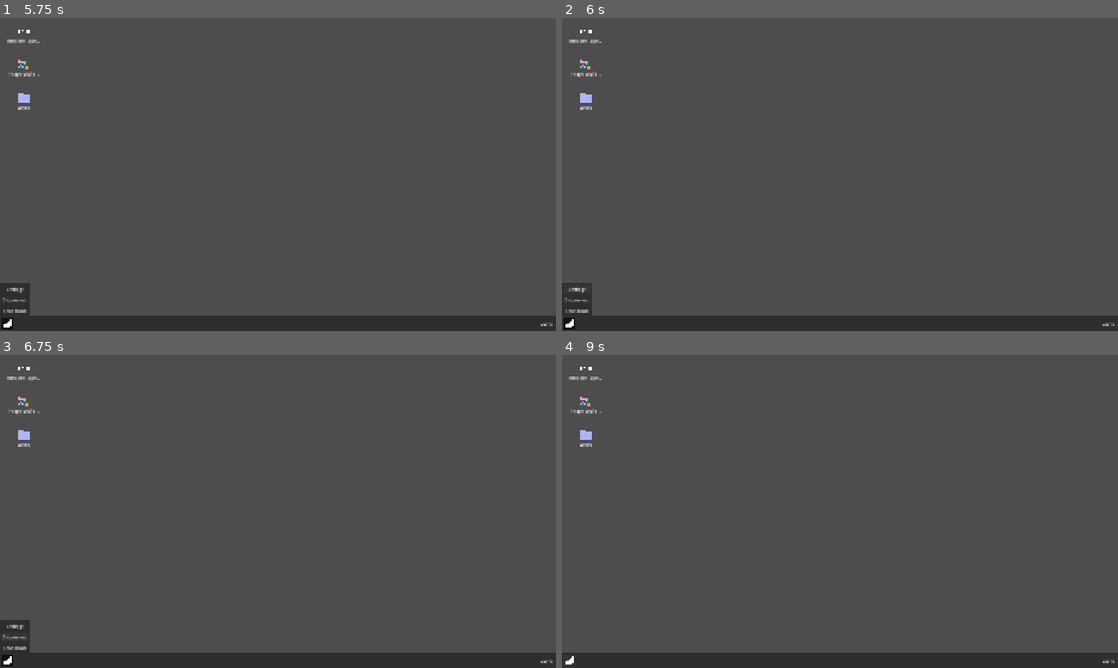
Above: before the commit, frames 1-4 (two rows, left to right).
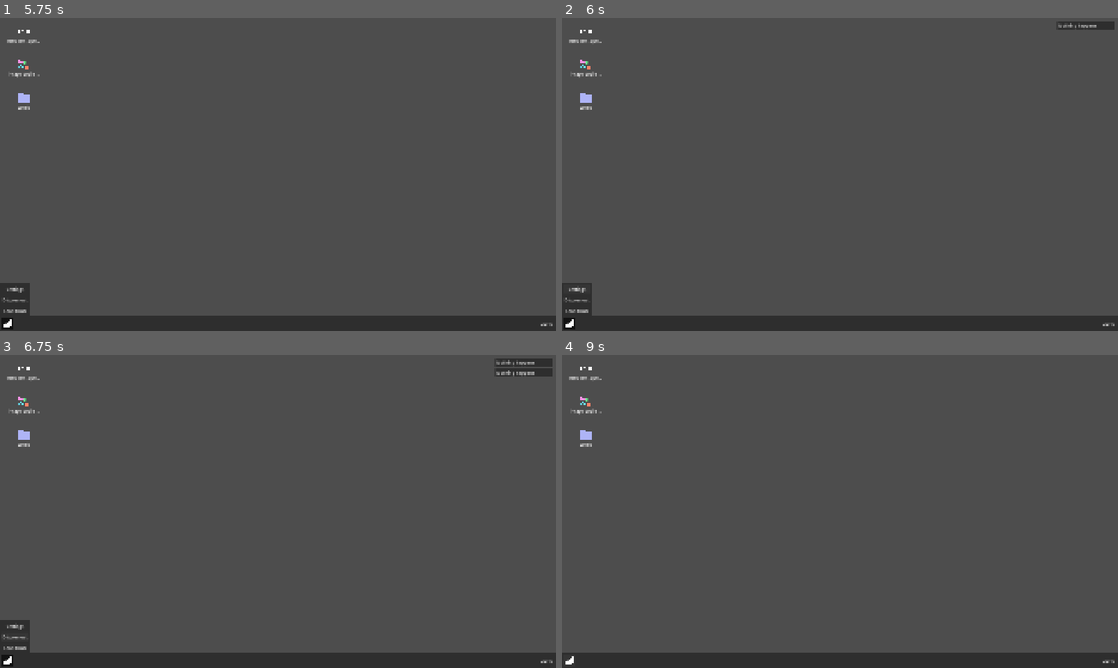
Above: after the commit, the same moments.

Repository: Dherleth/melon-os
Game: Godot game, scene res://your_main_scene.tscn
Two runs of this game, one before a commit and one after it. Both use one fixed random seed, a clock stepped at 60 frames per second and the inputs below.
Inputs (mouse positions are in pixels of both pictures, inside the frame that each line leads up to):
- Up to frame 1 (5.75 s): click "Start OS" at 0.5 s; move the mouse to (400, 158) at 1.27 s; click (400, 158) at 1.42 s; tap Enter at 2, 3.5 s; drag from (166, 190) to (250, 237) at 2.02 s; tap Space at 2.75, 4.25 s; move the mouse to (333, 105) at 2.77 s; click (333, 105) at 2.92 s; drag from (250, 237) to (111, 127) at 3.52 s; move the mouse to (444, 221) at 4.27 s; click (444, 221) at 4.42 s; click (5, 324) at 5 s
- Up to frame 2 (6 s): click "Settings" at 5.75 s
- Up to frame 3 (6.75 s): click "Disconnect" at 6.5 s
- Up to frame 4 (9 s): click (1084, 361) at 7.25 s, where only the run after the commit has a clickable "Nothing happens"; click (1084, 361) at 8 s, where only the run after the commit has a clickable "Nothing happens"; click (567, 661) at 8.75 s

Frame 1 is identical in both runs. In frame 2, 0.2% of the frame differs, in the area x 89-100%, y 1-4%; in frame 3, 0.5%, in the area x 89-100%, y 1-7%; in frame 4, nothing differs.

Commit message:
notification center fix

Diff:
--- a/os/core/os_system/os_system.tscn
+++ b/os/core/os_system/os_system.tscn
@@ -54,10 +54,8 @@
 anchors_preset = 1
 anchor_left = 1.0
 anchor_right = 1.0
-offset_left = 1640.0
-offset_top = 20.0
-offset_right = 1860.0
-offset_bottom = 1020.0
+offset_left = -70.0
+offset_bottom = 1000.0
 grow_horizontal = 0
 
 [node name="LoginScreenLayer" type="Control" parent="." unique_id=259842042]
--- a/os/core/os_task_bar/os_task_bar.gd
+++ b/os/core/os_task_bar/os_task_bar.gd
@@ -44,3 +44,11 @@
 
 func _on_start_button_toggled(toggled_on: bool) -> void:
 	menu.visible = toggled_on
+
+
+func _on_disconnect_button_pressed() -> void:
+	os_system.add_notification("Nothing happens")
+
+
+func _on_settings_button_pressed() -> void:
+	os_system.add_notification("Nothing happens")
--- a/os/core/os_task_bar/os_task_bar.tscn
+++ b/os/core/os_task_bar/os_task_bar.tscn
@@ -108,5 +108,7 @@
 theme_override_styles/normal = SubResource("StyleBoxEmpty_a7j7a")
 text = "00:00"
 
+[connection signal="pressed" from="Menu/MarginContainer/VBoxContainer/SettingsButton" to="." method="_on_settings_button_pressed"]
+[connection signal="pressed" from="Menu/MarginContainer/VBoxContainer/DisconnectButton" to="." method="_on_disconnect_button_pressed"]
 [connection signal="pressed" from="Menu/MarginContainer/VBoxContainer/ShutdownButton" to="." method="_on_shutdown_button_pressed"]
 [connection signal="toggled" from="Bar/MarginContainer/HBoxContainer/StartButton" to="." method="_on_start_button_toggled"]
